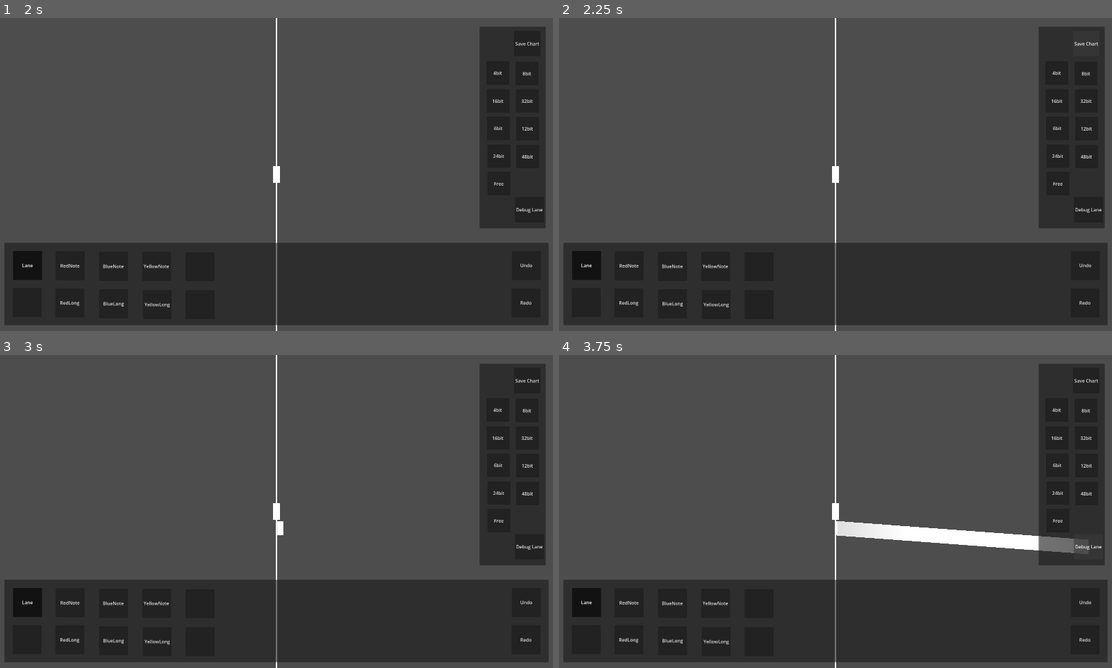
Above: before the commit, frames 1-4 (two rows, left to right).
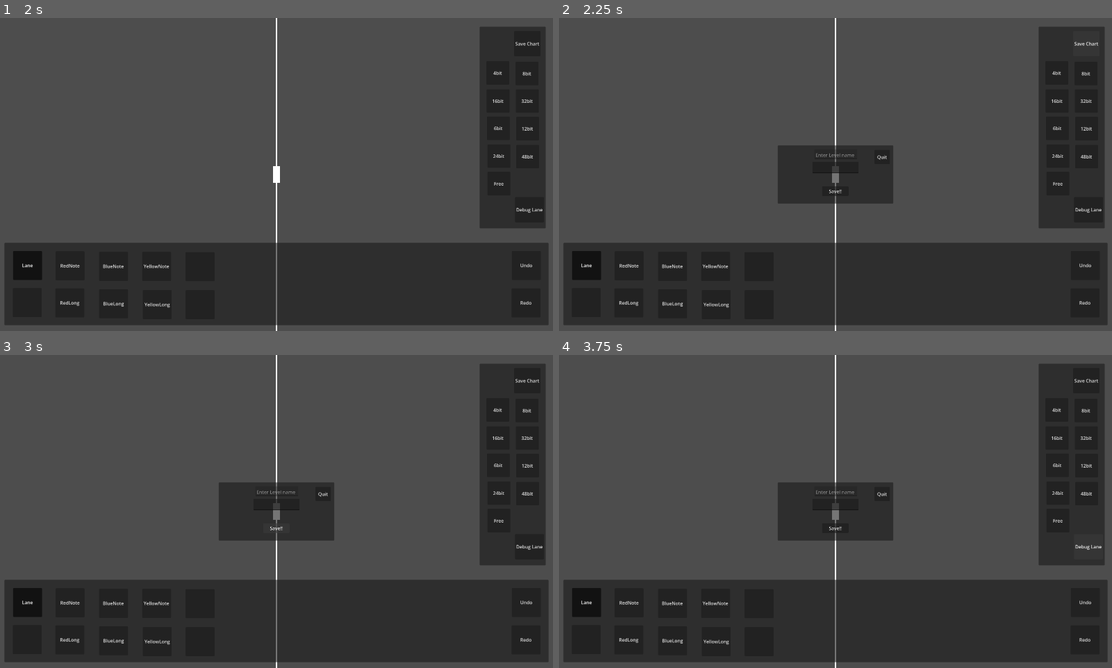
Above: after the commit, the same moments.

Repository: junu192857/Vexatonic-dash-2
Game: Godot game, scene res://Scenes/Editor.tscn
The game is run twice, just before and just after one commit, with the same random seed, the same clock (stepped at 60 frames per second) and the same inputs. This scene is started directly instead of the project's main scene.
Inputs (mouse positions are in pixels of both pictures, inside the frame that each line leads up to):
- Up to frame 1 (2 s): click "Game Start!" at 0.5 s; click "Lane" at 1.25 s
- Up to frame 2 (2.25 s): click "Save Chart" at 2 s
- Up to frame 3 (3 s): click (276, 527) at 2.75 s, where only the run after the commit has a clickable "Save!!"
- Up to frame 4 (3.75 s): click "Debug Lane" at 3.5 s

Frame 1 is identical in both runs. In frame 2, 3.9% of the frame differs, in the area x 39-61%, y 40-60%; in frame 3, 3.8%; in frame 4, 5.4%, in the area x 39-96%, y 40-64%.

Commit message:
노트 저장 코드 완성

Diff:
--- /dev/null
+++ b/vexatonic-dash-2/Charts/RealTest.csv
@@ -0,0 +1,13 @@
+LANE 0 1
+0.0 -159.0
+1060.0 -198.0
+1666.0 -209.0
+END
+LANE 1 1
+0.0 -1.0
+986.0 147.0
+END
+LANE 2 0
+538.0 79.7545623779297
+790.0 209.0
+END
--- a/vexatonic-dash-2/Scenes/Editor.tscn
+++ b/vexatonic-dash-2/Scenes/Editor.tscn
@@ -26,6 +26,53 @@
 [node name="LineHolder" type="Node2D" parent="." unique_id=510790869]
 
 [node name="CanvasLayer" type="CanvasLayer" parent="." unique_id=1936366698]
+
+[node name="SavePanel" type="Panel" parent="CanvasLayer" unique_id=214289469]
+visible = false
+anchors_preset = -1
+anchor_left = 0.5
+anchor_top = 0.5
+anchor_right = 0.5
+anchor_bottom = 0.5
+offset_left = -200.0
+offset_top = -100.0
+offset_right = 200.0
+offset_bottom = 100.0
+grow_horizontal = 2
+grow_vertical = 2
+
+[node name="LineEdit" type="LineEdit" parent="CanvasLayer/SavePanel" unique_id=316064508]
+layout_mode = 0
+offset_left = 120.0
+offset_top = 56.0
+offset_right = 280.0
+offset_bottom = 96.0
+pivot_offset = Vector2(80, 20)
+
+[node name="TextEdit" type="TextEdit" parent="CanvasLayer/SavePanel" unique_id=1245498722]
+layout_mode = 0
+offset_left = 127.0
+offset_top = 13.0
+offset_right = 275.0
+offset_bottom = 47.0
+text = "Enter Level name"
+editable = false
+
+[node name="QuitButton" type="Button" parent="CanvasLayer/SavePanel" unique_id=527542015]
+layout_mode = 0
+offset_left = 335.0
+offset_top = 15.0
+offset_right = 388.0
+offset_bottom = 64.0
+text = "Quit"
+
+[node name="SaveButton" type="Button" parent="CanvasLayer/SavePanel" unique_id=431638425]
+layout_mode = 0
+offset_left = 154.0
+offset_top = 141.0
+offset_right = 245.0
+offset_bottom = 174.0
+text = "Save!!"
 
 [node name="NoteSelectorPanel" type="Panel" parent="CanvasLayer" unique_id=1195473622]
 anchors_preset = -1
@@ -326,6 +373,8 @@
 offset_bottom = 202.0
 text = "8bit"
 
+[connection signal="pressed" from="CanvasLayer/SavePanel/QuitButton" to="." method="quit_save_panel"]
+[connection signal="pressed" from="CanvasLayer/SavePanel/SaveButton" to="." method="save_chart"]
 [connection signal="pressed" from="CanvasLayer/NoteSelectorPanel/Button6" to="." method="_on_select_mode" binds= [6]]
 [connection signal="pressed" from="CanvasLayer/NoteSelectorPanel/Button4" to="." method="_on_select_mode" binds= [5]]
 [connection signal="pressed" from="CanvasLayer/NoteSelectorPanel/Button3" to="." method="_on_select_mode" binds= [4]]
@@ -334,4 +383,5 @@
 [connection signal="pressed" from="CanvasLayer/NoteSelectorPanel/Button7" to="." method="_on_select_mode" binds= [1]]
 [connection signal="pressed" from="CanvasLayer/NoteSelectorPanel/Button" to="." method="_on_select_mode" binds= [0]]
 [connection signal="pressed" from="CanvasLayer/InitialPanel/Button" to="." method="_on_start_editor"]
+[connection signal="pressed" from="CanvasLayer/SettingPanel/SaveButton" to="." method="open_save_panel"]
 [connection signal="pressed" from="CanvasLayer/SettingPanel/SaveButton/SaveButton" to="." method="print_lane_info"]
--- a/vexatonic-dash-2/Scripts/EditorManager.gd
+++ b/vexatonic-dash-2/Scripts/EditorManager.gd
@@ -12,6 +12,7 @@
 
 @onready var noteSelectorPanel = $CanvasLayer/NoteSelectorPanel
 @onready var settingPanel = $CanvasLayer/SettingPanel
+@onready var savePanel = $CanvasLayer/SavePanel
 
 var editor_ready = false
 #Editor에서 Setting.speed는 1인 것으로 가정
@@ -372,3 +373,33 @@
 		print("LANE INDEX %d" % lane.lane_index)
 		for keyframe in lane.keyframes:
 			print("my lane's keyframe: time %f and height %f" % [keyframe.x, keyframe.y])
+
+
+# ======================== Save Chart ================================
+
+func open_save_panel():
+	editor_ready = false
+	savePanel.visible = true
+
+func quit_save_panel():
+	savePanel.visible = false
+	editor_ready = false
+
+func save_chart():
+	var file_name = savePanel.get_node("LineEdit").text
+	if file_name.is_empty():
+		push_error("파일 이름을 입력해주세요!")
+		return
+
+	var file = FileAccess.open("res://Charts/" + file_name + ".csv", FileAccess.WRITE)
+	if file == null:
+		push_error("ERROR: 파일을 열 수 없습니다.: " + file_name)
+		return
+
+	for lane in laneDatas:
+		file.store_line("LANE %d %d" % [lane.lane_index, 1 if lane.is_init else 0])
+		for kf in lane.keyframes:
+			file.store_line("%s %s" % [kf.x, kf.y])
+		file.store_line("END")
+
+	quit_save_panel()
--- a/vexatonic-dash-2/Scripts/RhythmManager.gd
+++ b/vexatonic-dash-2/Scripts/RhythmManager.gd
@@ -21,7 +21,7 @@
 	# ==== Parsing & Lanes, NoteDatas 정렬
 	print("START")
 	InputHandler.note_pressed.connect(_on_pressed)
-	ChartParser.parse("res://Charts/test.csv", lanes, noteDatas)
+	ChartParser.parse("res://Charts/RealTest.csv", lanes, noteDatas)
 	Lane.sort_lanes(lanes)
 	lane_index = 0
 	noteDatas.sort_custom(func(a: NoteData, b: NoteData):
Not shown, added: vexatonic-dash-2/TestChart
